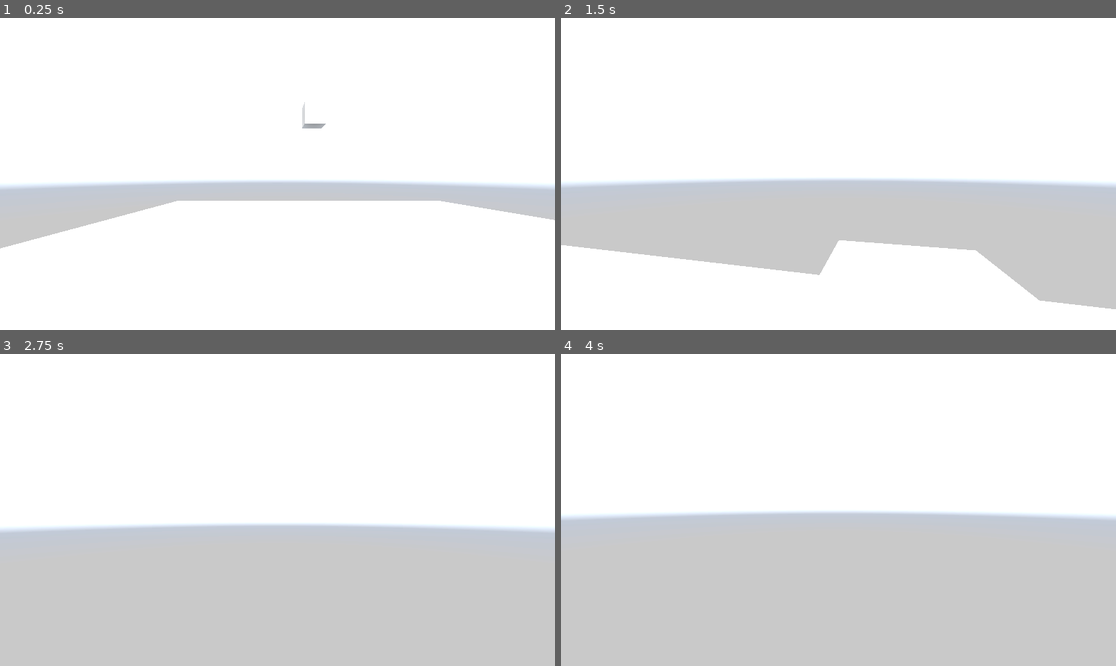
Above: before the commit, frames 1-4 (two rows, left to right).
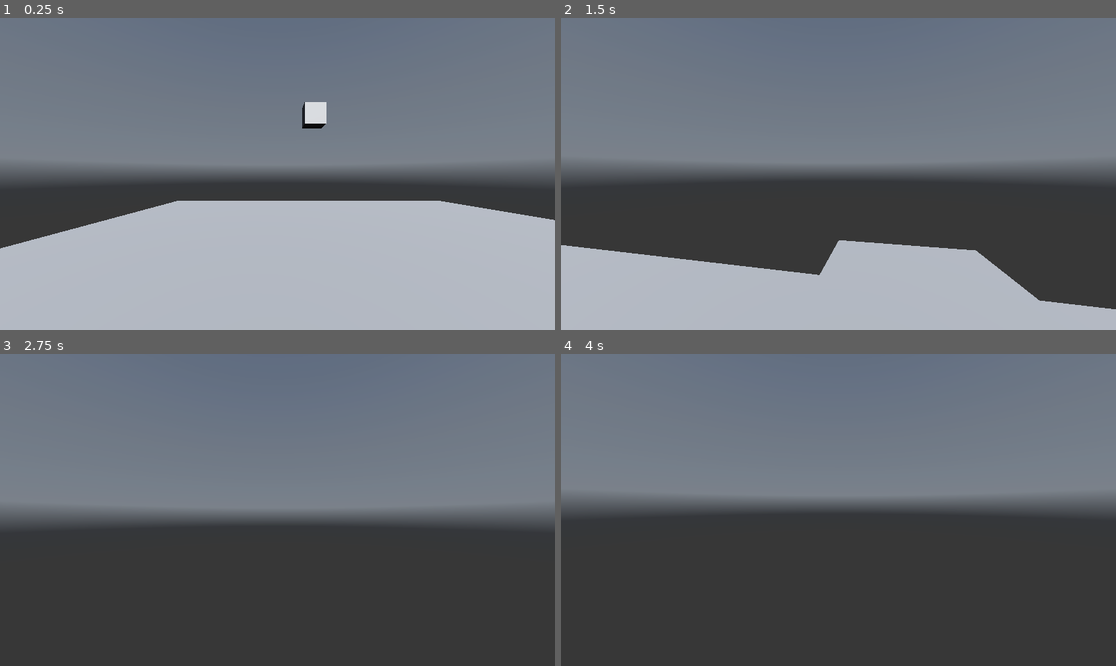
Above: after the commit, the same moments.

Repository: igorkll/EveryfunSandbox
Game: Godot game, scene res://world.tscn
Two runs of this game, one before a commit and one after it. Both use one fixed random seed, a clock stepped at 60 frames per second and the inputs below. A sky picture missing from this copy of the repository is replaced by a grey-blue gradient.
Inputs (mouse positions are in pixels of both pictures, inside the frame that each line leads up to):
- Up to frame 1 (0.25 s): no input
- Up to frame 2 (1.5 s): move the mouse to (866, 174) at 0.52 s; hold Ctrl (move_sprint) 0.53-1.28 s; hold W (move_forward) from 0.53 s (still down); tap Space (move_jump) at 0.77 s; move the mouse to (810, 174) at 1.27 s; tap Ctrl (move_sprint) at 1.35 s
- Up to frame 3 (2.75 s): keep holding W (move_forward); tap Space (move_jump) at 1.52 s; move the mouse to (288, 503) at 2.02 s; hold Ctrl (move_sprint) from 2.03 s (still down)
- Up to frame 4 (4 s): keep holding W (move_forward); tap Enter at 2.75 s; move the mouse to (832, 516) at 2.77 s; release Ctrl (move_sprint) at 2.78 s; tap Ctrl (move_sprint) at 2.85 s; tap Space (move_jump) at 3.02, 3.5, 3.77 s; move the mouse to (877, 513) at 3.52 s; hold Ctrl (move_sprint) from 3.53 s (still down)

The runs differ from the first frame. In frame 1, 100% of the frame differs, in the area x 0-100%, y 0-100%; in frame 2, 100%; in frame 3, 100%; in frame 4, 100%.

Commit message:
Update world.tscn

Diff:
--- a/BlockWorld/world.tscn
+++ b/BlockWorld/world.tscn
@@ -14,7 +14,9 @@
 [sub_resource type="Environment" id="Environment_gv5m4"]
 background_mode = 2
 background_color = Color(0, 0.137255, 0.211765, 1)
+background_energy_multiplier = 0.2
 sky = SubResource("Sky_fj7yv")
+tonemap_exposure = 1.94
 ssr_enabled = true
 ssao_enabled = true
 ssil_enabled = true
@@ -37,7 +39,7 @@
 environment = SubResource("Environment_gv5m4")
 
 [node name="DirectionalLight3D" type="DirectionalLight3D" parent="WorldEnvironment"]
-transform = Transform3D(0.992663, 0.075497, -0.0944517, 0, 0.781128, 0.624371, 0.120917, -0.619789, 0.775397, 0, -0.0157592, 0)
+transform = Transform3D(1, 0, 0, 0, 0.836688, 0.54768, 0, -0.54768, 0.836688, 0, 0, 0)
 shadow_enabled = true
 
 [node name="StaticBody3D" type="StaticBody3D" parent="."]
